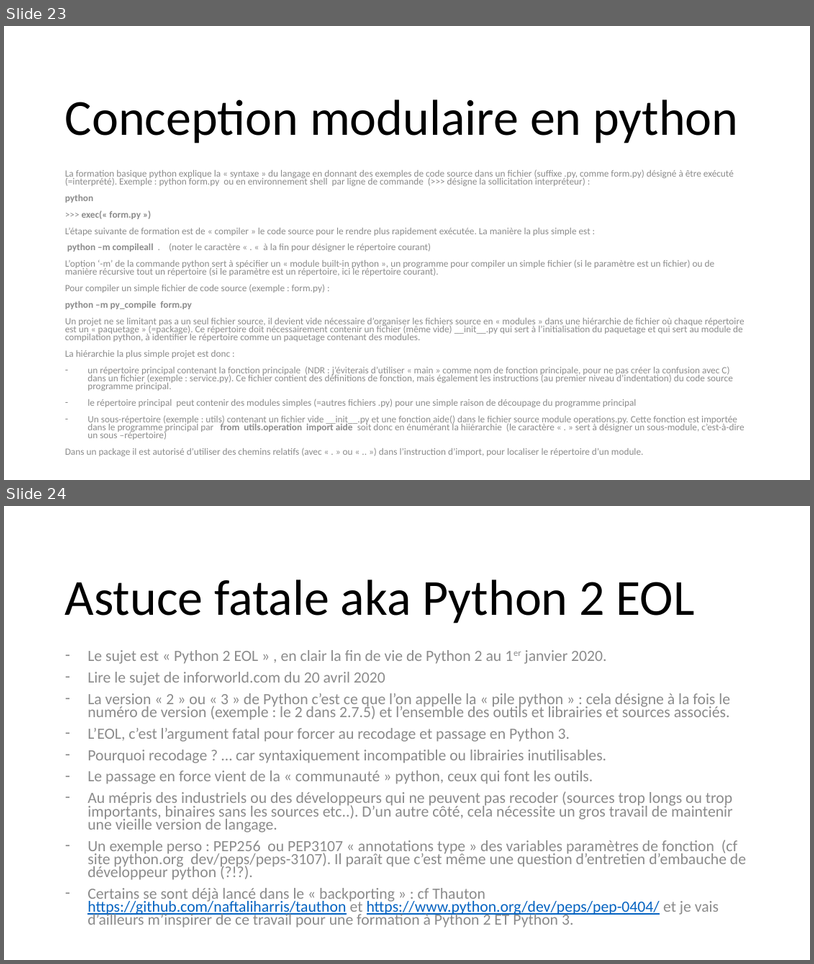
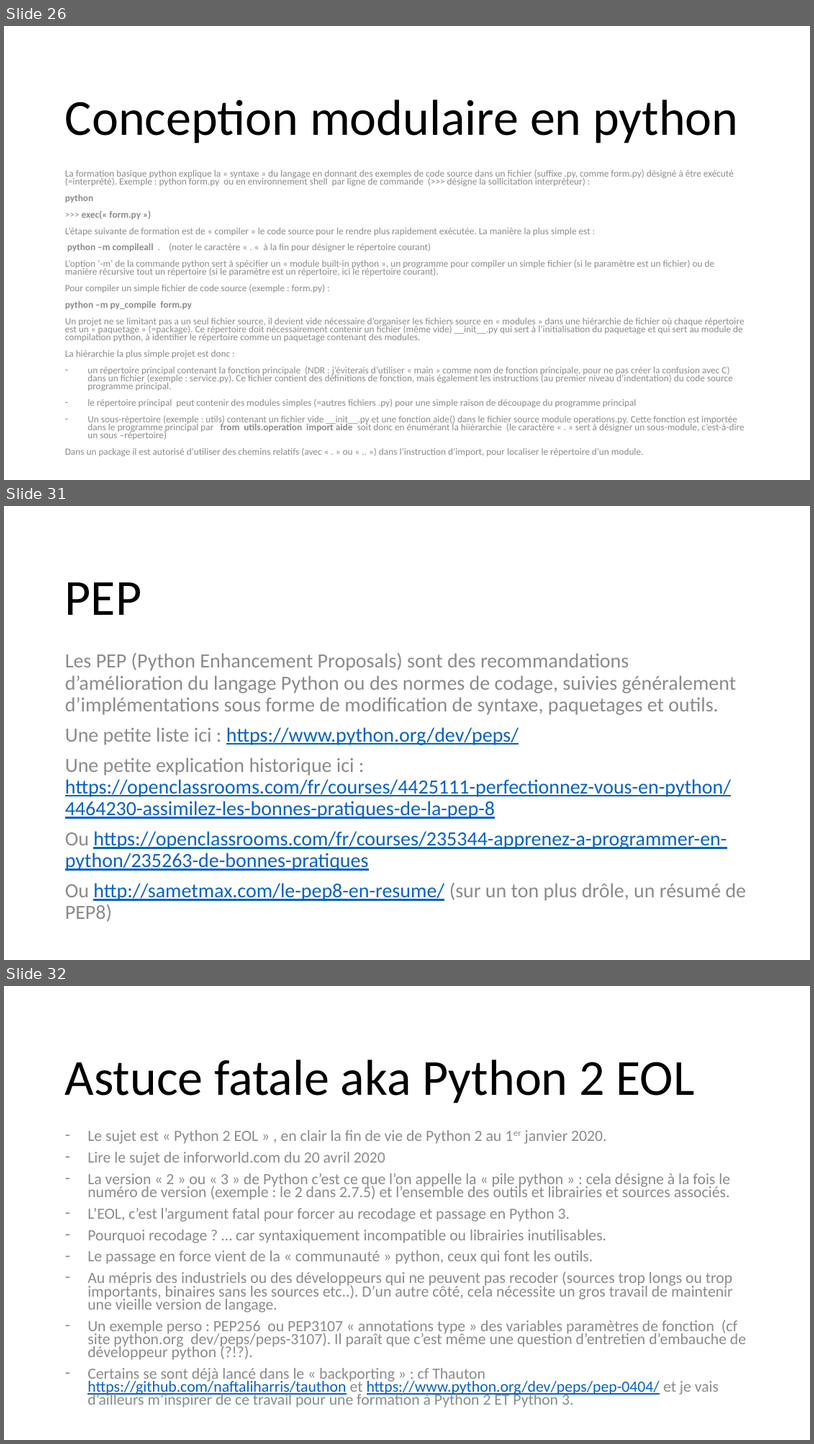
Before and after one commit to dominiquelaurain/fastecdsa, a slide deck: docs/Autoformation_Git.pptx. Shown one above the other, each under a label of ours: slides 23 and 24 before the commit, slides 26, 31 and 32 after it; the slides between them are not shown. The pictures are 814x964 and 814x1444 pixels, drawn with LibreOffice and Linux fonts; fonts in the diff are those of the drawing. Boxes give left, top, right and bottom in pixels: in the first picture for what was removed or moved away, otherwise in the second. Text is boxed around its words. In the diff, an @@ line names an element or a change of style, - is before the commit and + after.

```diff
--- a/docs/Autoformation_Git.pptx
+++ b/docs/Autoformation_Git.pptx
@@ slide 31 added at (4,506,810,960), background #FFFFFF @@
@@ title added at (65,582,142,615), 60 pt, text #000000 @@
+PEP
@@ text added at (65,653,747,921), 24 pt, text #0563C1, underline @@
+Les PEP (Python Enhancement Proposals) sont des recommandations d’amélioration du langage Python ou des normes de codage, suivies généralement d’implémentations sous forme de modification de syntaxe, paquetages et outils.
+Une petite liste ici : https://www.python.org/dev/peps/
+Une petite explication historique ici : https://openclassrooms.com/fr/courses/4425111-perfectionnez-vous-en-python/4464230-assimilez-les-bonnes-pratiques-de-la-pep-8
+Ou https://openclassrooms.com/fr/courses/235344-apprenez-a-programmer-en-python/235263-de-bonnes-pratiques
+Ou http://sametmax.com/le-pep8-en-resume/ (sur un ton plus drôle, un résumé de PEP8)
@@ what was slide 23 is now slide 26 @@
@@ what was slide 24 is now slide 32 @@
```
Also in this commit, not shown: 2 slides changed, 20 other slides added.
